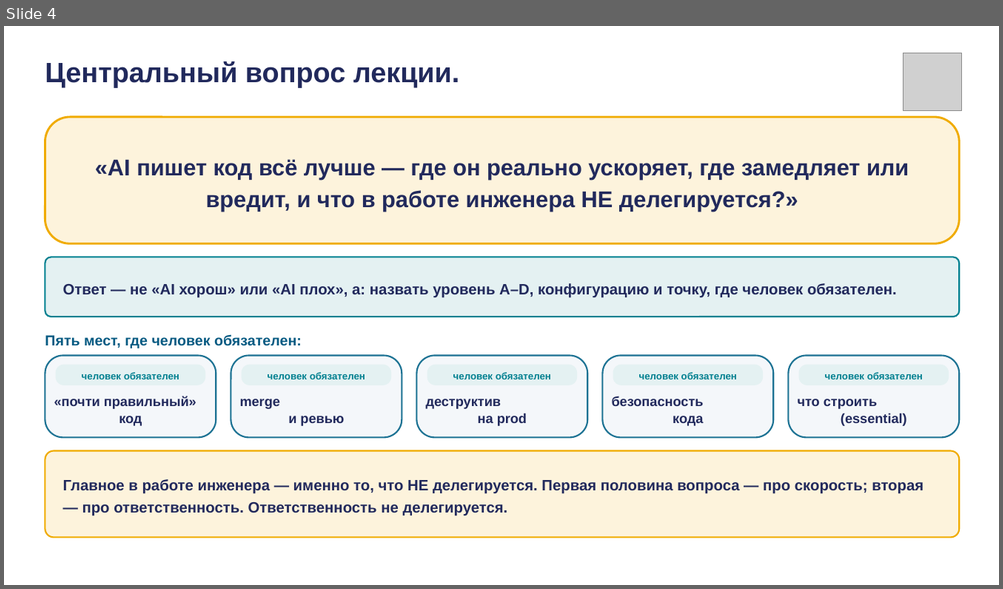
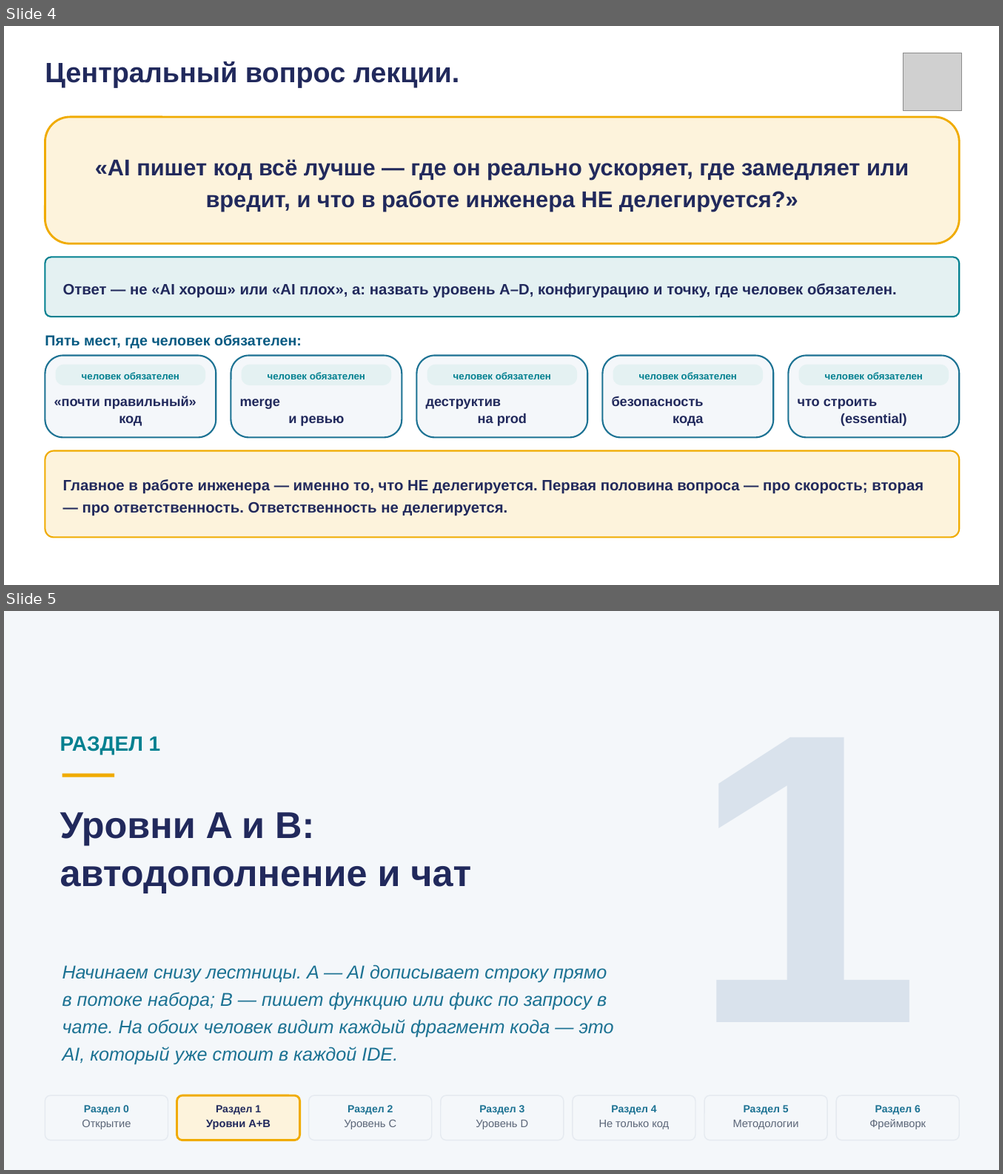
Before and after one commit to tellina-study/AI-usage-lessons, a slide deck: library/lectures/lec-04/rendered/lec-04.pptx. Shown one above the other, each under a label of ours: slide 4 before the commit, slides 4 and 5 after it. The pictures are 1003x589 and 1003x1174 pixels, drawn with LibreOffice and Linux fonts; fonts in the diff are those of the drawing; grey boxes stand for pictures. Boxes give left, top, right and bottom in pixels: in the first picture for what was removed or moved away, otherwise in the second. Text is boxed around its words. In the diff, an @@ line names an element or a change of style, - is before the commit and + after.

```diff
--- a/library/lectures/lec-04/rendered/lec-04.pptx
+++ b/library/lectures/lec-04/rendered/lec-04.pptx
@@ slide 5 added at <box>4,611,999,1170</box>, background #F4F7FA @@
@@ text added at <box>691,648,921,1111</box>, 400 pt, text #D9E2EC, bold @@
+1
@@ text added at <box>60,736,161,755</box>, 20 pt, text #028090, bold @@
+РАЗДЕЛ 1
@@ rectangle added at <box>62,774,114,777</box>, fill #F0AB00 @@
@@ text added at <box>60,812,471,894</box>, 36 pt, text #21295C, bold @@
+Уровни A и B:
+автодополнение и чат
@@ text added at <box>62,965,614,1065</box>, 18 pt, text #1C7293, italic @@
+Начинаем снизу лестницы. A — AI дописывает строку прямо в потоке набора; B — пишет функцию или фикс по запросу в чате. На обоих человек видит каждый фрагмент кода — это AI, который уже стоит в каждой IDE.
@@ rounded rectangle added at <box>45,1096,168,1141</box>, fill #F4F7FA, outline #E5EAF0 1 pt @@
@@ rounded rectangle added at <box>177,1096,300,1141</box>, fill #FDF3DC, outline #F0AB00 2 pt @@
@@ rounded rectangle added at <box>308,1096,432,1141</box>, fill #F4F7FA, outline #E5EAF0 1 pt @@
@@ rounded rectangle added at <box>441,1096,563,1141</box>, fill #F4F7FA, outline #E5EAF0 1 pt @@
@@ rounded rectangle added at <box>572,1096,696,1141</box>, fill #F4F7FA, outline #E5EAF0 1 pt @@
@@ rounded rectangle added at <box>705,1096,828,1141</box>, fill #F4F7FA, outline #E5EAF0 1 pt @@
@@ rounded rectangle added at <box>836,1096,959,1141</box>, fill #F4F7FA, outline #E5EAF0 1 pt @@
@@ text added at <box>82,1120,131,1130</box>, 10.5 pt, text #5B6678 @@
+Открытие
@@ text added at <box>84,1105,129,1115</box>, 10 pt, text #1C7293, bold @@
+Раздел 0
@@ text added at <box>206,1120,270,1130</box>, 10.5 pt, text #21295C, bold @@
+Уровни A+B
@@ text added at <box>216,1105,261,1115</box>, 10 pt, text #21295C, bold @@
+Раздел 1
@@ text added at <box>344,1120,397,1130</box>, 10.5 pt, text #5B6678 @@
+Уровень C
@@ text added at <box>347,1105,393,1115</box>, 10 pt, text #1C7293, bold @@
+Раздел 2
@@ text added at <box>475,1120,529,1130</box>, 10.5 pt, text #5B6678 @@
+Уровень D
@@ text added at <box>479,1105,525,1115</box>, 10 pt, text #1C7293, bold @@
+Раздел 3
@@ text added at <box>599,1120,669,1130</box>, 10.5 pt, text #5B6678 @@
+Не только код
@@ text added at <box>611,1105,657,1115</box>, 10 pt, text #1C7293, bold @@
+Раздел 4
@@ text added at <box>733,1120,799,1130</box>, 10.5 pt, text #5B6678 @@
+Методологии
@@ text added at <box>743,1105,788,1115</box>, 10 pt, text #1C7293, bold @@
+Раздел 5
@@ text added at <box>869,1119,925,1130</box>, 10.5 pt, text #5B6678 @@
+Фреймворк
@@ text added at <box>875,1105,920,1115</box>, 10 pt, text #1C7293, bold @@
+Раздел 6
```
Also in this commit, not shown: 2 other slides added, 13 other files.
